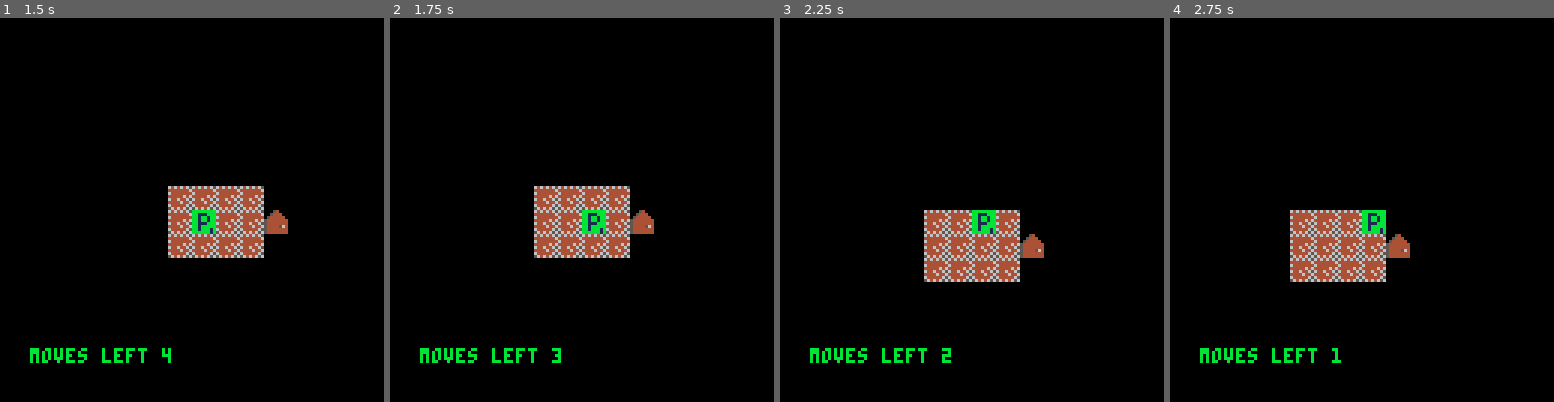
Above: before the commit, frames 1-4 (left to right).
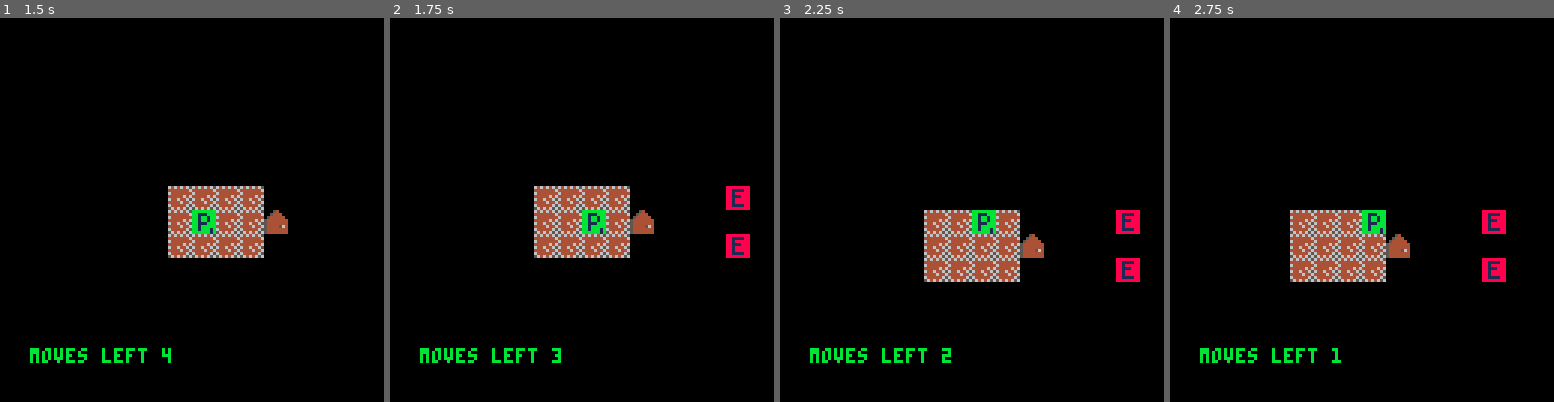
Above: after the commit, the same moments.

Repository: rad-corps/HQuest
Game: PICO-8 cartridge hq.p8
Same seed, same stepped clock (60 frames per second), same inputs: the game is played once before the commit and once after it.
Inputs:
- Up to frame 1 (1.5 s): tap X (X key) at 0.33, 1.07 s; tap O (Z key) at 0.7 s
- Up to frame 2 (1.75 s): hold Right from 1.6 s (still down); tap O (Z key) at 1.7 s
- Up to frame 3 (2.25 s): tap X (X key) at 1.85 s; release Right at 2.1 s; tap O (Z key) at 2.1 s; hold Up from 2.15 s (still down)
- Up to frame 4 (2.75 s): release Up at 2.42 s; hold Right from 2.47 s (still down); tap O (Z key) at 2.5 s

Frame 1 is identical in both runs. In frame 2, 0.8% of the frame differs, in the area x 87-94%, y 43-63%; in frame 3, 0.8%; in frame 4, 0.8%.

Commit message:
added test doors and fixed room:init

Diff:
--- a/hq.p8
+++ b/hq.p8
@@ -8,13 +8,20 @@
 room={}
 rooms={}
 timer=0
-map_sz=32
+map_w=34
+map_h=25
 move_or_action_menu = {}
 mission = {
 	starting_point = {3,3},
 	door_locations = {
 		{6,3},
-		{8,5}
+		{11,2},
+		{14,1},
+		{22,2},
+		{27,2},
+		{6,9},
+		{11,9},
+		{18,9}
 	},
 	enemies = {
 		{10,2},
@@ -121,13 +128,14 @@
 end
 
 function room:init(x, y, w, h,hall,vis)
+	if hall == nil then hall = false end
 
 	self.x = x
 	self.y = y
 	self.w = w
 	self.h = h
 
-	if hall == nil or hall == false then
+	if hall == false then
 		--include the walls as well.
 		self.x -= 1
 		self.y -= 1
@@ -228,12 +236,7 @@
 	 --decrement movesleft if player moved
 	if self.x ~= prevx or self.y ~= prevy then
 		self.ml -= 1
-
-		--if we are on a door space
-		if mget(self.x, self.y) == 48 then
-			reveal_rooms(self.x, self.y)
-		end
-
+		reveal_rooms(self.x, self.y)
 	end
 
 	--next actor if we run out of moves
@@ -317,7 +320,7 @@
 
 		timer = 0
 
-		if self.ml == 0 then
+		if self.ml == 0 or self.path == nil then
 			self:finishmove()
 		else
 
@@ -482,10 +485,10 @@
  return maptoindex(vec[1],vec[2])
 end
 function maptoindex(x, y)
- return ((x+1) * map_sz) + y
+ return ((x+1) * map_w) + y
 end
 function indextomap(index)
- local x = (index-1)/map_sz
+ local x = (index-1)/map_w
  local y = index - (x*w)
  return {x,y}
 end
@@ -511,7 +514,7 @@
 function addneighbourtileif(neighbours, x, y)
 	local obstructed = true
 
-	if x >= 0 and x <= map_sz - 1 and y >= 0 and y <= map_sz - 1 then
+	if x >= 0 and x <= map_w - 1 and y >= 0 and y <= map_h - 1 then
 		if mget(x, y) > wallid 	then
 			obstructed = false
 			--iterate through actor_list
@@ -552,8 +555,8 @@
 
 -- find the first location of a specific tile type
 function getspecialtile(tileid)
- for x=0,map_sz - 1 do
-  for y=0,map_sz - 1 do
+ for x=0,map_w - 1 do
+  for y=0,map_h - 1 do
    local tile = mget(x,y)
    if tile == tileid then
     return {x,y}
